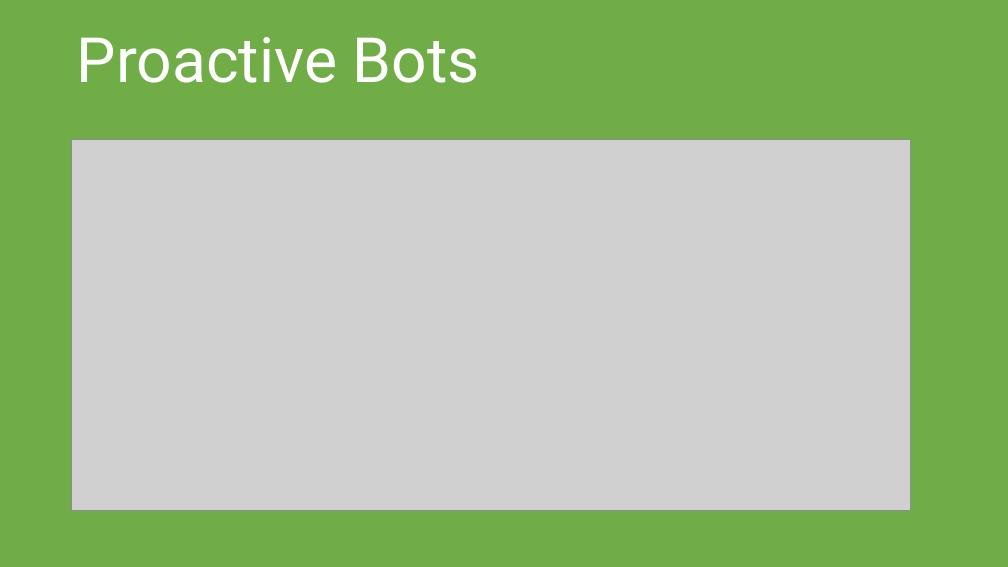
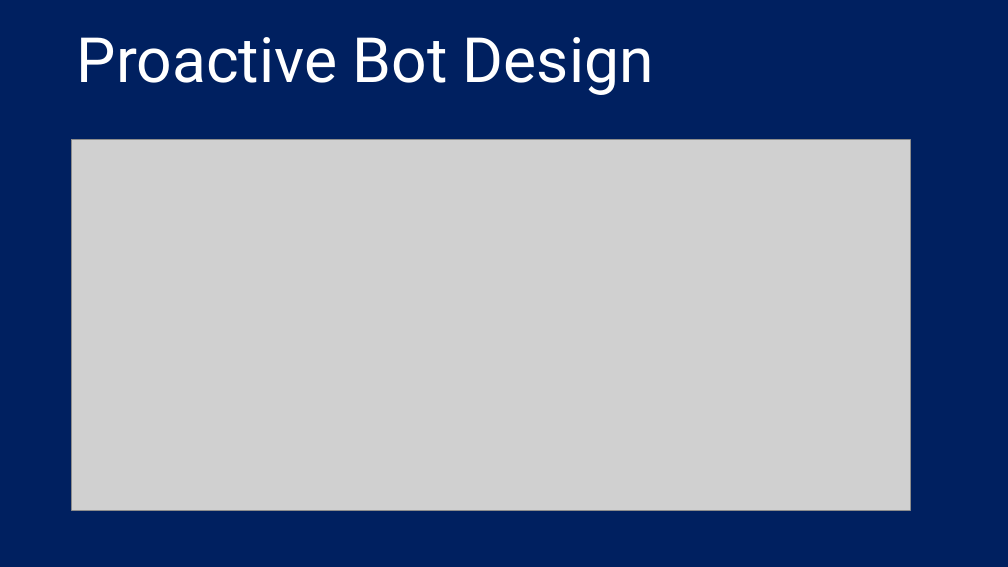
Before and after one commit to sriksmachi/mycode, a slide deck: slide 5 of SimpleProactiveBot/ProactiveBot.pptx (slide 2 before the commit). Drawn at 1008x567 pixels with LibreOffice and Linux fonts; fonts in the diff are those of the drawing; grey boxes stand for pictures. Boxes give left, top, right and bottom in pixels: in the first picture for what was removed or moved away, otherwise in the second. Text is boxed around its words. In the diff, an @@ line names an element or a change of style, - is before the commit and + after.

```diff
--- a/SimpleProactiveBot/ProactiveBot.pptx
+++ b/SimpleProactiveBot/ProactiveBot.pptx
@@ background #70AD47 to #002060 @@
@@ title at bbox=[77, 37, 654, 95]: text changed @@
-Proactive Bots
+Proactive Bot Design
```
Also in this commit, not shown: 4 other slides changed, 4 slides added, 9 other files.
